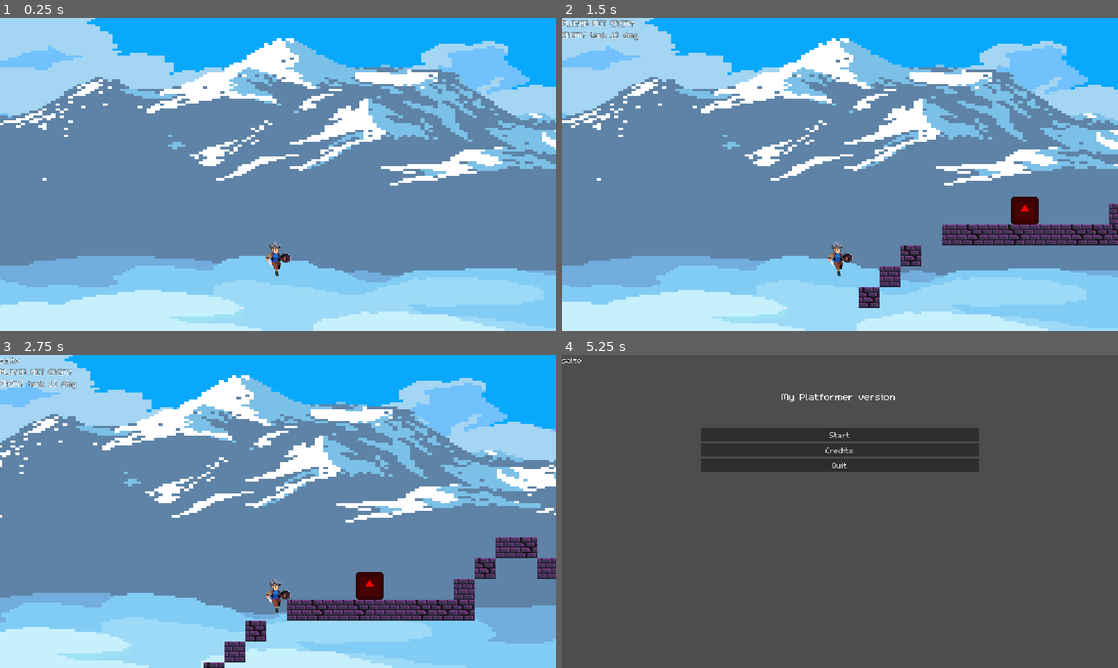
Above: before the commit, frames 1-4 (two rows, left to right).
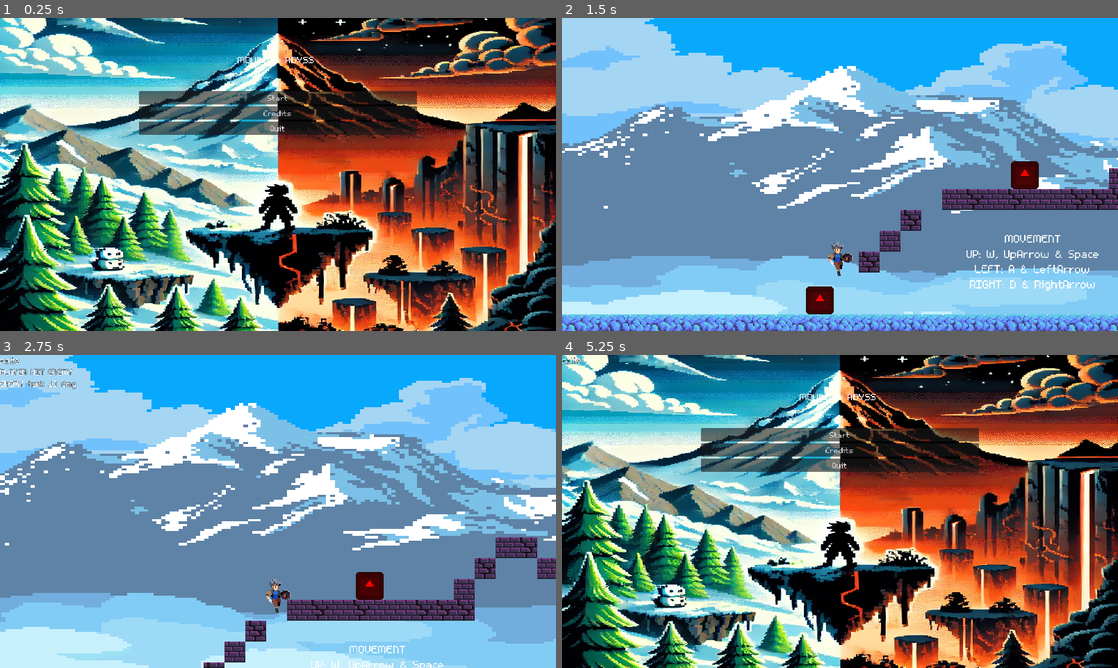
Above: after the commit, the same moments.

Repository: Dagt07/Mount-Abyss
Game: Godot game, scene res://ui/main_menu.tscn
Same seed, same stepped clock (60 frames per second), same inputs: the game is played once before the commit and once after it. Before the commit the project starts from res://scenes/main.tscn. The engine's default icon, where the game draws it, is replaced by a stand-in: a white triangle on a blue panel in a dark square.
Inputs (mouse positions are in pixels of both pictures, inside the frame that each line leads up to):
- Up to frame 1 (0.25 s): no input
- Up to frame 2 (1.5 s): click (840, 96) at 0.5 s, where only the run after the commit has a clickable "Start"; hold D (move_right) from 1.28 s (still down)
- Up to frame 3 (2.75 s): keep holding D (move_right); tap W (jump) at 1.52, 2.27 s
- Up to frame 4 (5.25 s): release D (move_right) at 2.78 s; hold A (move_left) 2.78-3.53 s; hold D (move_right) 3.53-5 s; tap W (jump) at 3.77, 4.52 s; tap Escape (menu) at 4.9 s; click "Menu" at 5 s

The runs differ from the first frame. In frame 1, 99% of the frame differs, in the area x 0-100%, y 0-100%; in frame 2, 33%; in frame 3, 21%; in frame 4, 98%.

Commit message:
STYLE: UI improvements

Diff:
--- a/project.godot
+++ b/project.godot
@@ -11,7 +11,7 @@
 [application]
 
 config/name="my_mario_version"
-run/main_scene="res://scenes/main.tscn"
+run/main_scene="res://ui/main_menu.tscn"
 config/features=PackedStringArray("4.3", "Forward Plus")
 config/icon="res://icon.svg"
 
--- a/resources/theme.tres
+++ b/resources/theme.tres
@@ -5,4 +5,5 @@
 [resource]
 default_font = ExtResource("1_2rrov")
 default_font_size = 28
+Label/colors/font_shadow_color = Color(0, 0, 0, 0)
 Label/fonts/font = ExtResource("1_2rrov")
--- a/scenes/main.tscn
+++ b/scenes/main.tscn
@@ -563,7 +563,7 @@
 [node name="Parallax2D3" type="Parallax2D" parent="Background"]
 scale = Vector2(10, 5.556)
 scroll_scale = Vector2(0.4, 0)
-scroll_offset = Vector2(-212, -91)
+scroll_offset = Vector2(-196, -27)
 repeat_size = Vector2(384, 0)
 metadata/_edit_group_ = true
 
@@ -742,3 +742,23 @@
 [node name="Enemy2" parent="EnemysLevel2" instance=ExtResource("4_yxbx7")]
 position = Vector2(146.333, 389.333)
 scale = Vector2(0.5, 0.5)
+
+[node name="Label" type="Label" parent="."]
+offset_left = 1704.0
+offset_top = 584.0
+offset_right = 2094.0
+offset_bottom = 616.0
+theme_override_font_sizes/font_size = 40
+text = "You may wanna go down here"
+
+[node name="Label2" type="Label" parent="."]
+offset_left = 344.0
+offset_top = 480.0
+offset_right = 734.0
+offset_bottom = 617.0
+theme_override_font_sizes/font_size = 40
+text = "MOVEMENT
+UP: W, UpArrow & Space
+LEFT: A & LeftArrow
+RIGHT: D & RightArrow"
+horizontal_alignment = 1
--- a/scenes/player.gd
+++ b/scenes/player.gd
@@ -15,6 +15,7 @@
 @onready var playback = animation_tree.get("parameters/playback")
 @onready var jump_sound: AudioStreamPlayer = $JumpSound
 @onready var hit_sound: AudioStreamPlayer = $HitSound
+@onready var hurt_sound: AudioStreamPlayer = $HurtSound
 
 
 func _ready() -> void:
@@ -61,6 +62,7 @@
 	var timer := Timer.new()
 	Debug.log("PLAYER tank %d dmg" % damage)
 	player_sprite.visible = false
+	hurt_sound.play()
 	await get_tree().create_timer(0.1).timeout
 	player_sprite.visible = true
 
--- a/scenes/player.tscn
+++ b/scenes/player.tscn
@@ -7,6 +7,7 @@
 [ext_resource type="PackedScene" uid="uid://dfko0hs7p4md5" path="res://ui/pause_menu.tscn" id="5_7uwek"]
 [ext_resource type="AudioStream" uid="uid://cqa2nomiumwdg" path="res://assets/sfx/Jump 1.wav" id="6_g36v8"]
 [ext_resource type="AudioStream" uid="uid://dtt0f2woehv0x" path="res://assets/sfx/Balloon Pop 1.wav" id="7_bg8rn"]
+[ext_resource type="AudioStream" uid="uid://bb8nfn71b5wej" path="res://assets/sfx/Hit damage 1.wav" id="8_jjqj6"]
 
 [sub_resource type="CapsuleShape2D" id="CapsuleShape2D_udiwa"]
 height = 40.0
@@ -267,3 +268,7 @@
 [node name="HitSound" type="AudioStreamPlayer" parent="."]
 stream = ExtResource("7_bg8rn")
 volume_db = 6.0
+
+[node name="HurtSound" type="AudioStreamPlayer" parent="."]
+stream = ExtResource("8_jjqj6")
+volume_db = 6.0
--- a/ui/main_menu.tscn
+++ b/ui/main_menu.tscn
@@ -1,9 +1,10 @@
-[gd_scene load_steps=6 format=3 uid="uid://d2x2im8frfjfw"]
+[gd_scene load_steps=7 format=3 uid="uid://d2x2im8frfjfw"]
 
 [ext_resource type="Theme" uid="uid://bb5n0oh2xtqpm" path="res://resources/theme.tres" id="1_r7w6d"]
 [ext_resource type="Script" path="res://ui/main_menu.gd" id="2_pdynf"]
 [ext_resource type="PackedScene" uid="uid://b3esvp4m7hfi7" path="res://scenes/main.tscn" id="3_3688t"]
 [ext_resource type="PackedScene" uid="uid://cgxbieucw6oj8" path="res://ui/credits.tscn" id="4_spv0i"]
+[ext_resource type="Texture2D" uid="uid://0lgs0p7xn2ut" path="res://assets/Mount & Abyss pixel art png.png" id="5_hpib3"]
 
 [sub_resource type="LabelSettings" id="LabelSettings_hmun5"]
 font_size = 36
@@ -20,6 +21,11 @@
 main = ExtResource("3_3688t")
 credits_scene = ExtResource("4_spv0i")
 
+[node name="Sprite2D" type="Sprite2D" parent="."]
+position = Vector2(640, 360)
+scale = Vector2(1.25, 0.703125)
+texture = ExtResource("5_hpib3")
+
 [node name="Label" type="Label" parent="."]
 layout_mode = 1
 anchors_preset = -1
@@ -32,7 +38,7 @@
 offset_right = 16.0
 offset_bottom = 11.16
 grow_horizontal = 2
-text = "My Platformer version"
+text = "MOUNT & ABYSS"
 label_settings = SubResource("LabelSettings_hmun5")
 
 [node name="VBoxContainer" type="VBoxContainer" parent="."]
Binary file added: assets/Mount & Abyss pixel art png.png
Not shown, added: assets/Mount & Abyss pixel art png.png.import
Not shown, added: export_presets.cfg
Not shown: 1 places in scenes/player.tscn that only renumber resources
